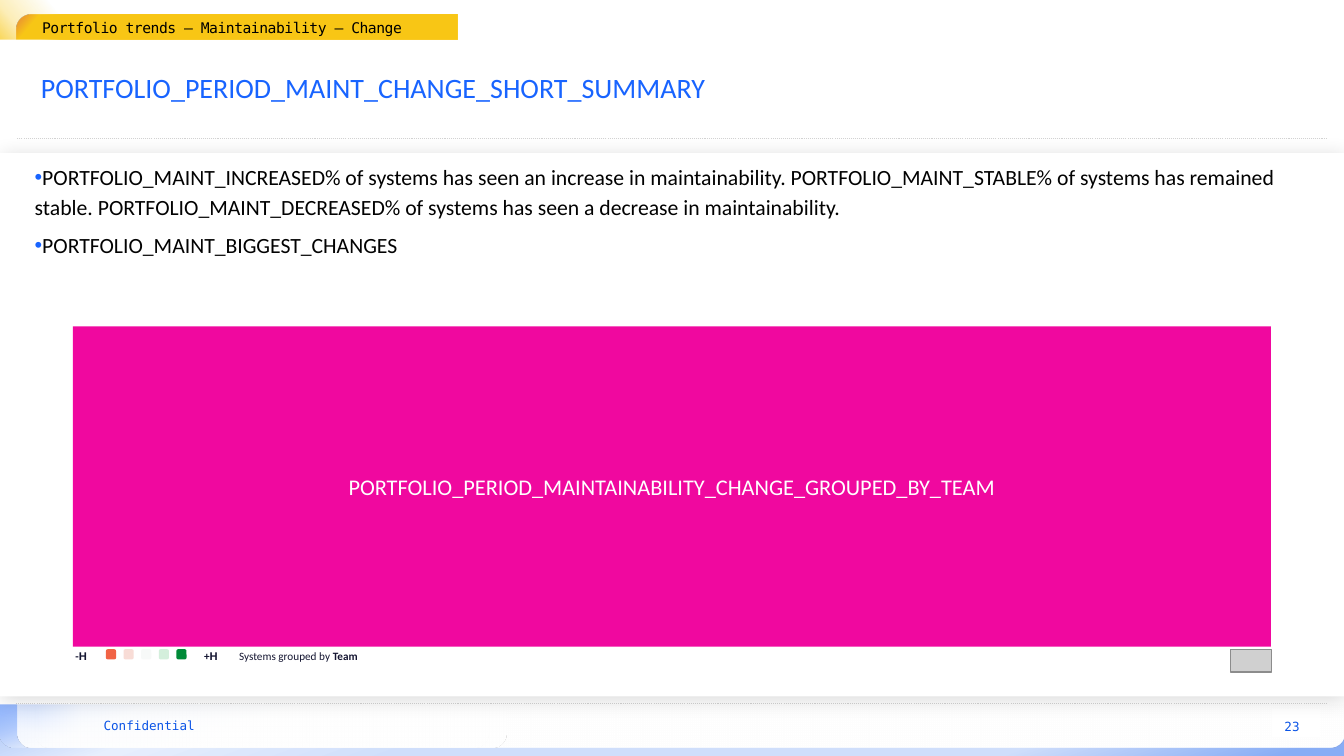
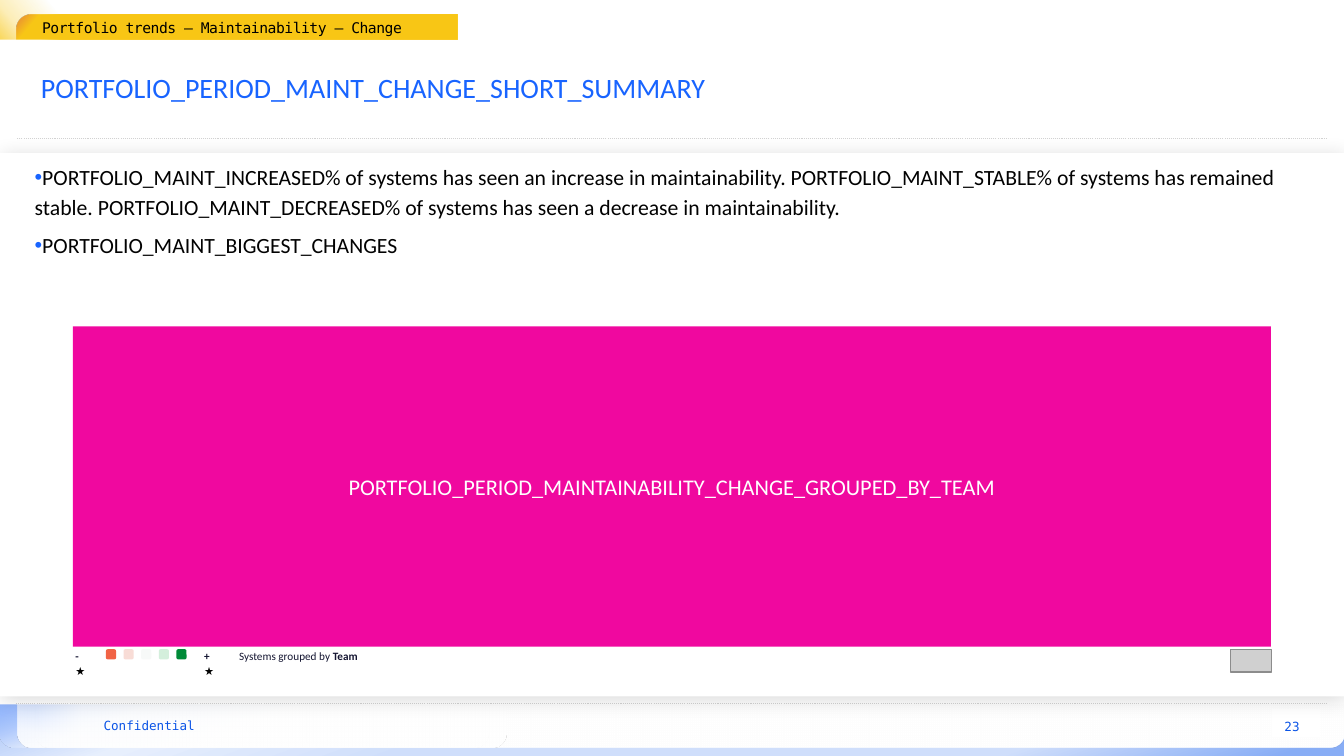
Before and after one commit to mardibiase/sigrid-integrations, a slide deck: slide 23 of report-generator/src/report_generator/presets/templates/portfolio-overview.pptx. Drawn at 1344x756 pixels with LibreOffice and Linux fonts; fonts in the diff are those of the drawing; grey boxes stand for pictures; background and template pictures are left out. Boxes give left, top, right and bottom in pixels: in the first picture for what was removed or moved away, otherwise in the second. Text is boxed around its words. In the diff, an @@ line names an element or a change of style, - is before the commit and + after.

```diff
--- a/report-generator/src/report_generator/presets/templates/portfolio-overview.pptx
+++ b/report-generator/src/report_generator/presets/templates/portfolio-overview.pptx
@@ text at [75, 652, 87, 660]: text changed @@
--H
+-★
@@ text at [204, 652, 218, 660]: text changed @@
-+H
++★
```
Also in this commit, not shown: 4 other slides changed, 3 other files.
